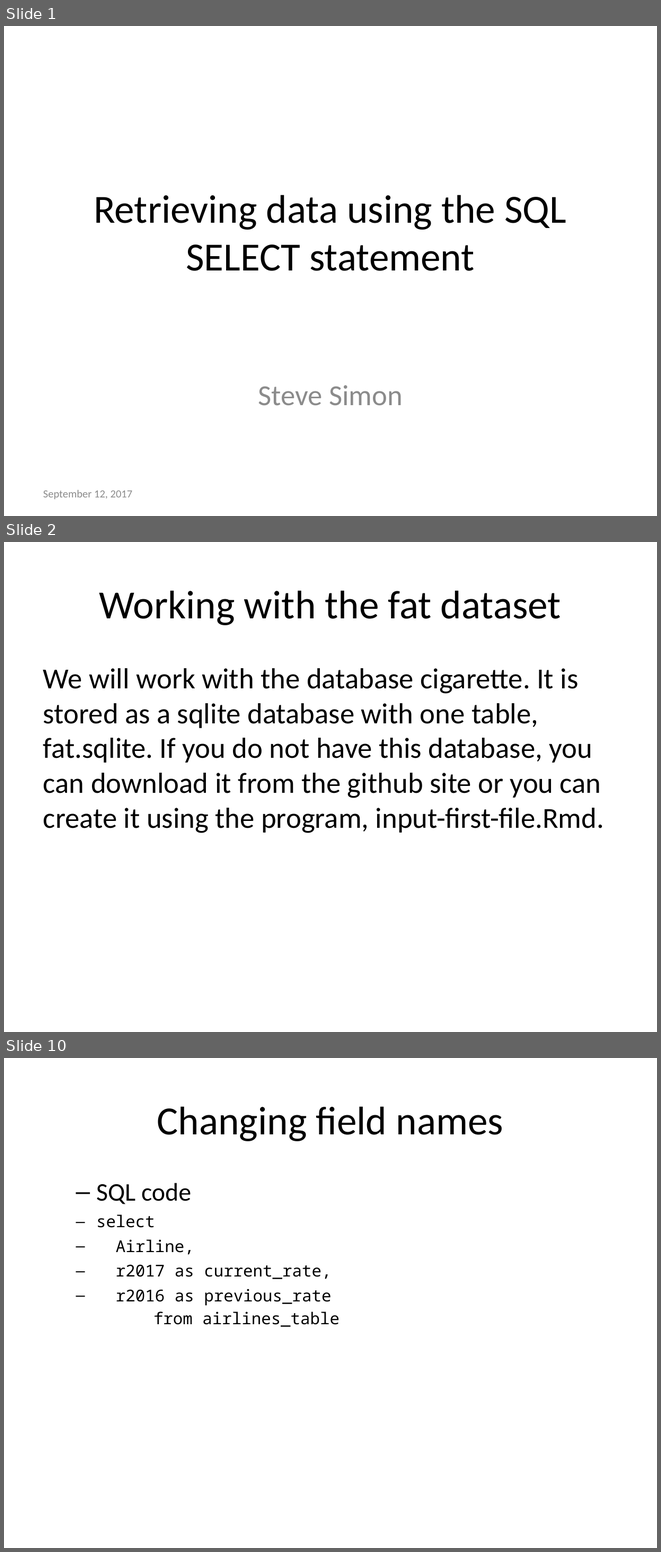
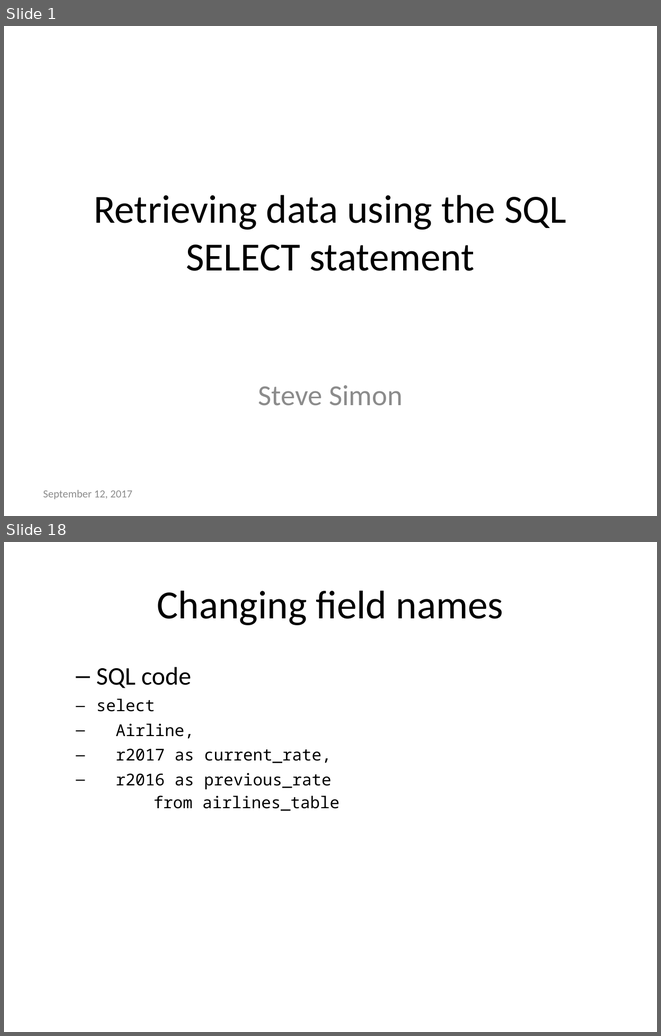
Before and after one commit to pmean/introduction-to-sql, a slide deck: src/select.pptx. Shown one above the other, each under a label of ours: slides 1, 2 and 10 before the commit, slides 1 and 18 after it; the slides between them are not shown. The pictures are 661x1552 and 661x1036 pixels, drawn with LibreOffice and Linux fonts; fonts in the diff are those of the drawing. Boxes give left, top, right and bottom in pixels: in the first picture for what was removed or moved away, otherwise in the second. Text is boxed around its words. In the diff, an @@ line names an element or a change of style, - is before the commit and + after.

```diff
--- a/src/select.pptx
+++ b/src/select.pptx
@@ slide 2 removed at <box>4,542,657,1032</box>, background #FFFFFF @@
@@ title removed at <box>99,590,561,625</box> @@
-Working with the fat dataset
@@ text removed at <box>43,668,604,833</box> @@
-We will work with the database cigarette. It is stored as a sqlite database with one table, fat.sqlite. If you do not have this database, you can download it from the github site or you can create it using the program, input-first-file.Rmd.
@@ what was slide 10 is now slide 18 @@
```
Also in this commit, not shown: 8 slides changed, 12 slides added, 17 other files.
